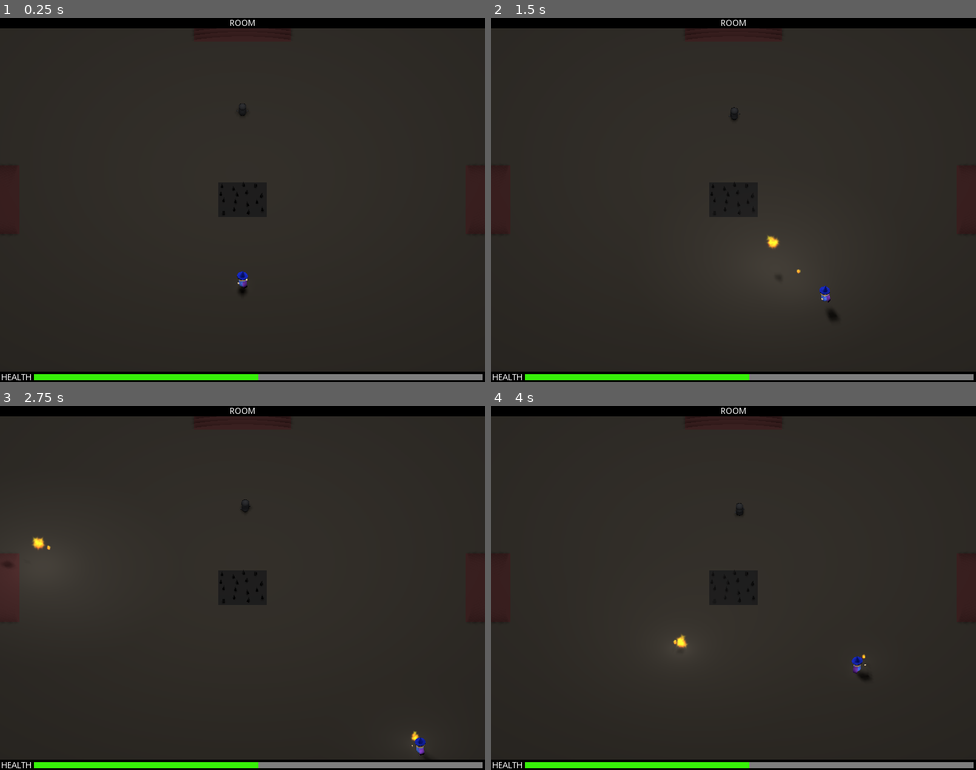
Above: before the commit, frames 1-4 (two rows, left to right).
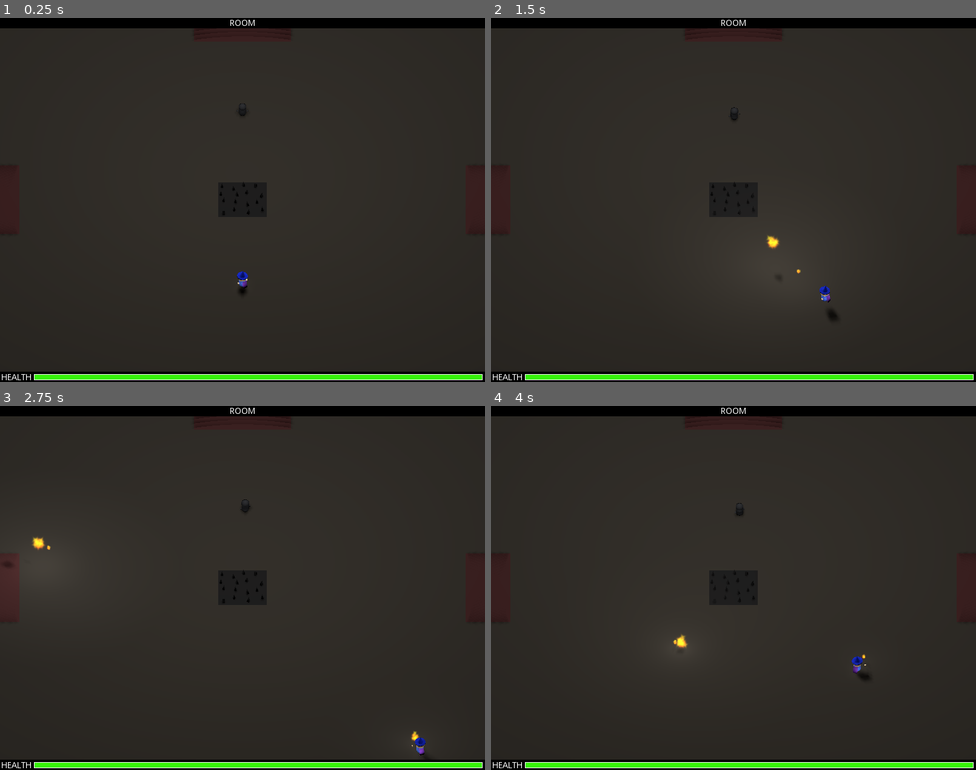
Above: after the commit, the same moments.

Repository: jaredbwasserman/game-jams
Game: Godot game, scene res://scenes/Main.tscn
Same seed, same stepped clock (60 frames per second), same inputs: the game is played once before the commit and once after it.
Inputs (mouse positions are in pixels of both pictures, inside the frame that each line leads up to):
- Up to frame 1 (0.25 s): no input
- Up to frame 2 (1.5 s): tap Enter at 0.5 s; move the mouse to (840, 181) at 0.52 s; press the mouse at (840, 181) at 0.53 s; hold Right (move_right) 0.53-1.28 s; tap Space (jump) at 0.77 s; move the mouse to (636, 218) at 1.27 s; release the mouse at (636, 218) at 1.28 s; hold Down (move_back) from 1.28 s (still down); click (636, 218) at 1.35 s
- Up to frame 3 (2.75 s): tap Space (jump) at 1.52 s; move the mouse to (291, 507) at 2.02 s; release Down (move_back) at 2.03 s; press the mouse at (291, 507) at 2.03 s; hold Right (move_right) from 2.03 s (still down)
- Up to frame 4 (4 s): move the mouse to (709, 660) at 2.77 s; release Right (move_right) at 2.78 s; release the mouse at (709, 660) at 2.78 s; hold Up (move_forward) 2.78-3.53 s; click (709, 660) at 2.85 s; tap Space (jump) at 3.02, 3.77 s; move the mouse to (879, 642) at 3.52 s; press the mouse at (879, 642) at 3.53 s; hold Left (move_left) from 3.53 s (still down)

The runs differ from the first frame. In frame 1, 0.9% of the frame differs, in the area x 7-100%, y 97-100%; in frame 2, 0.9%; in frame 3, 0.9%; in frame 4, 0.9%.

Commit message:
Connect health

Diff:
--- a/bgj-2022-03/project.godot
+++ b/bgj-2022-03/project.godot
@@ -9,6 +9,11 @@
 config_version=4
 
 _global_script_classes=[ {
+"base": "Control",
+"class": "HealthBar",
+"language": "GDScript",
+"path": "res://scripts/HealthBar.gd"
+}, {
 "base": "KinematicBody",
 "class": "Mob",
 "language": "GDScript",
@@ -20,6 +25,7 @@
 "path": "res://scripts/Stats.gd"
 } ]
 _global_script_class_icons={
+"HealthBar": "",
 "Mob": "",
 "Stats": ""
 }
--- a/bgj-2022-03/scenes/HealthBar.tscn
+++ b/bgj-2022-03/scenes/HealthBar.tscn
@@ -1,14 +1,16 @@
-[gd_scene load_steps=3 format=2]
+[gd_scene load_steps=4 format=2]
 
 [ext_resource path="res://assets/textures/health_progress.png" type="Texture" id=1]
-[ext_resource path="res://assets/textures/health_under.png" type="Texture" id=2]
+[ext_resource path="res://assets/textures/health_over.png" type="Texture" id=2]
+[ext_resource path="res://scripts/HealthBar.gd" type="Script" id=3]
 
 [node name="HealthBar" type="Control"]
+script = ExtResource( 3 )
 
 [node name="Bar" type="TextureProgress" parent="."]
 margin_right = 740.0
 margin_bottom = 10.0
 rect_min_size = Vector2( 740, 10 )
 value = 50.0
-texture_under = ExtResource( 2 )
+texture_over = ExtResource( 2 )
 texture_progress = ExtResource( 1 )
--- /dev/null
+++ b/bgj-2022-03/scripts/HealthBar.gd
@@ -0,0 +1,11 @@
+extends Control
+
+class_name HealthBar
+
+
+func set_max_health(max_value):
+	$Bar.max_value = max_value
+
+
+func set_health(value):
+	$Bar.value = value
--- a/bgj-2022-03/scripts/Player.gd
+++ b/bgj-2022-03/scripts/Player.gd
@@ -21,6 +21,15 @@
 
 # Spell of player
 var spell
+
+# Health bar
+var health_bar
+
+
+func _ready():
+	health_bar = get_parent().get_node("UI/HealthBar")
+	health_bar.set_max_health($Stats.max_hp)
+	_update_health_bar()
 
 
 func _physics_process(delta):
@@ -138,8 +147,13 @@
 			child.disable_and_reset()
 
 
+func _update_health_bar():
+	health_bar.set_health($Stats.cur_hp)
+
+
 func _on_Stats_took_damage_signal():
 	$DamageAnim.play("damage")
+	_update_health_bar()
 
 
 func _on_Stats_dead_signal():
Binary file added: bgj-2022-03/assets/textures/health_over.png
Not shown, added: bgj-2022-03/assets/textures/health_over.png.import
